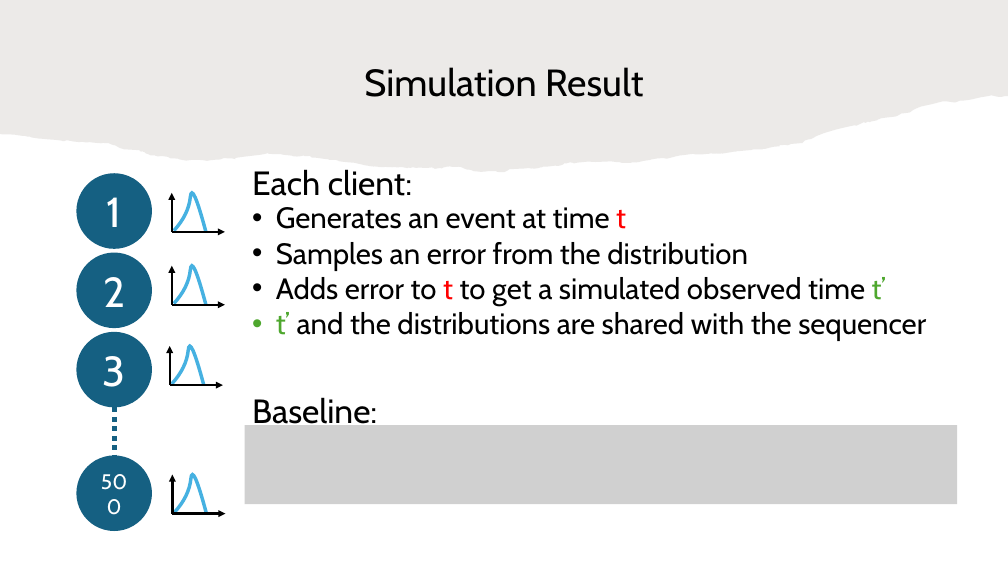
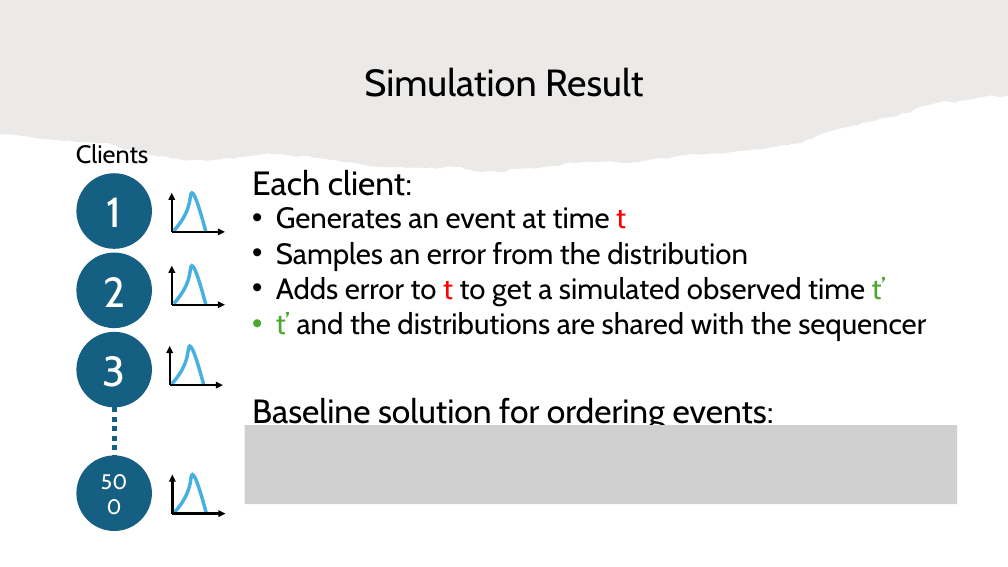
Before and after one commit to HaseebLUMS/Onyx-Presentation, a slide deck: slide 32 of tommy_hotnets_v2.pptx. Drawn at 1008x567 pixels with LibreOffice and Linux fonts; fonts in the diff are those of the drawing; grey boxes stand for pictures. Boxes give left, top, right and bottom in pixels: in the first picture for what was removed or moved away, otherwise in the second. Text is boxed around its words. In the diff, an @@ line names an element or a change of style, - is before the commit and + after.

```diff
--- a/tommy_hotnets_v2.pptx
+++ b/tommy_hotnets_v2.pptx
@@ text added at <box>76,144,148,164</box>, 24 pt, text #000000 @@
+Clients
@@ text at <box>252,397,774,431</box>: text changed @@
-Baseline:
+Baseline solution for ordering events:
```
Also in this commit, not shown: 10 other slides changed.
